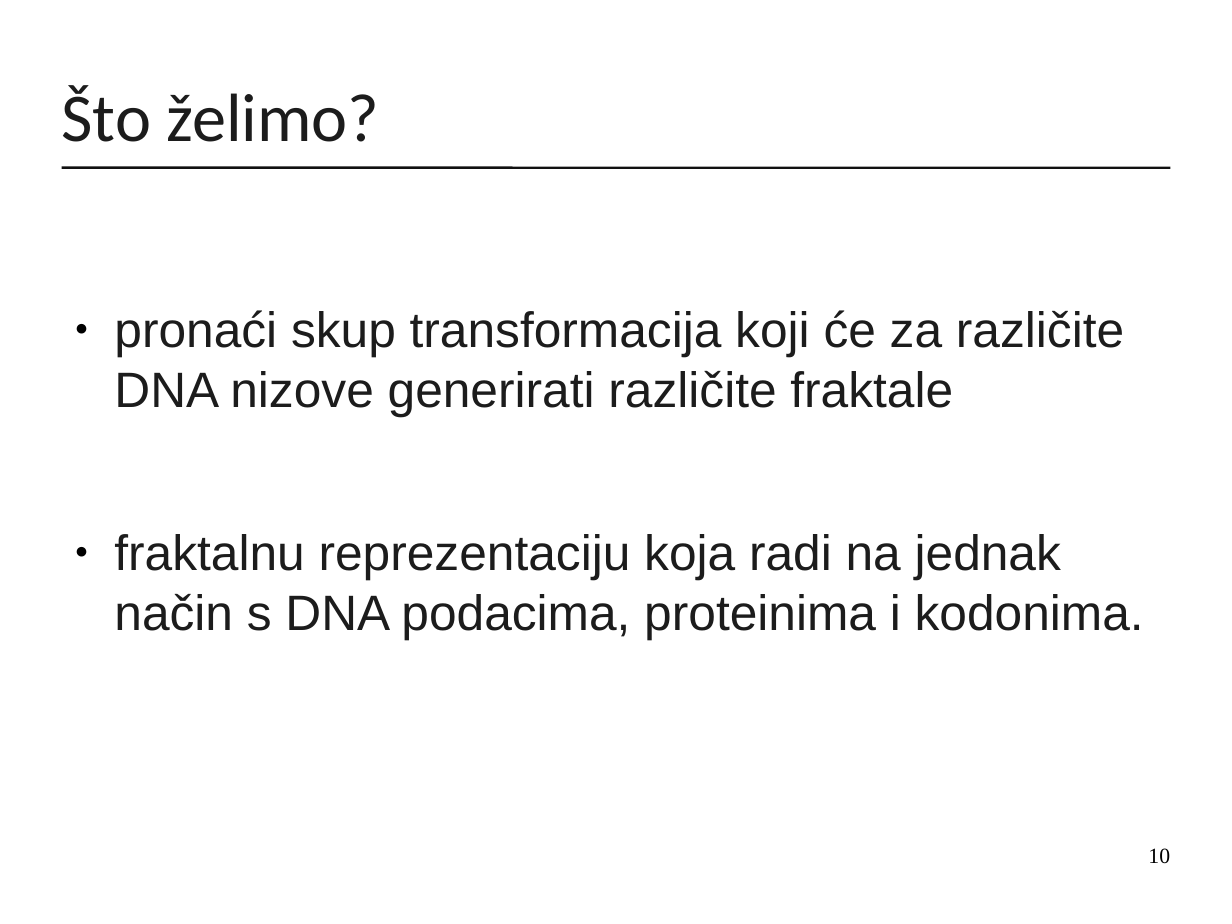
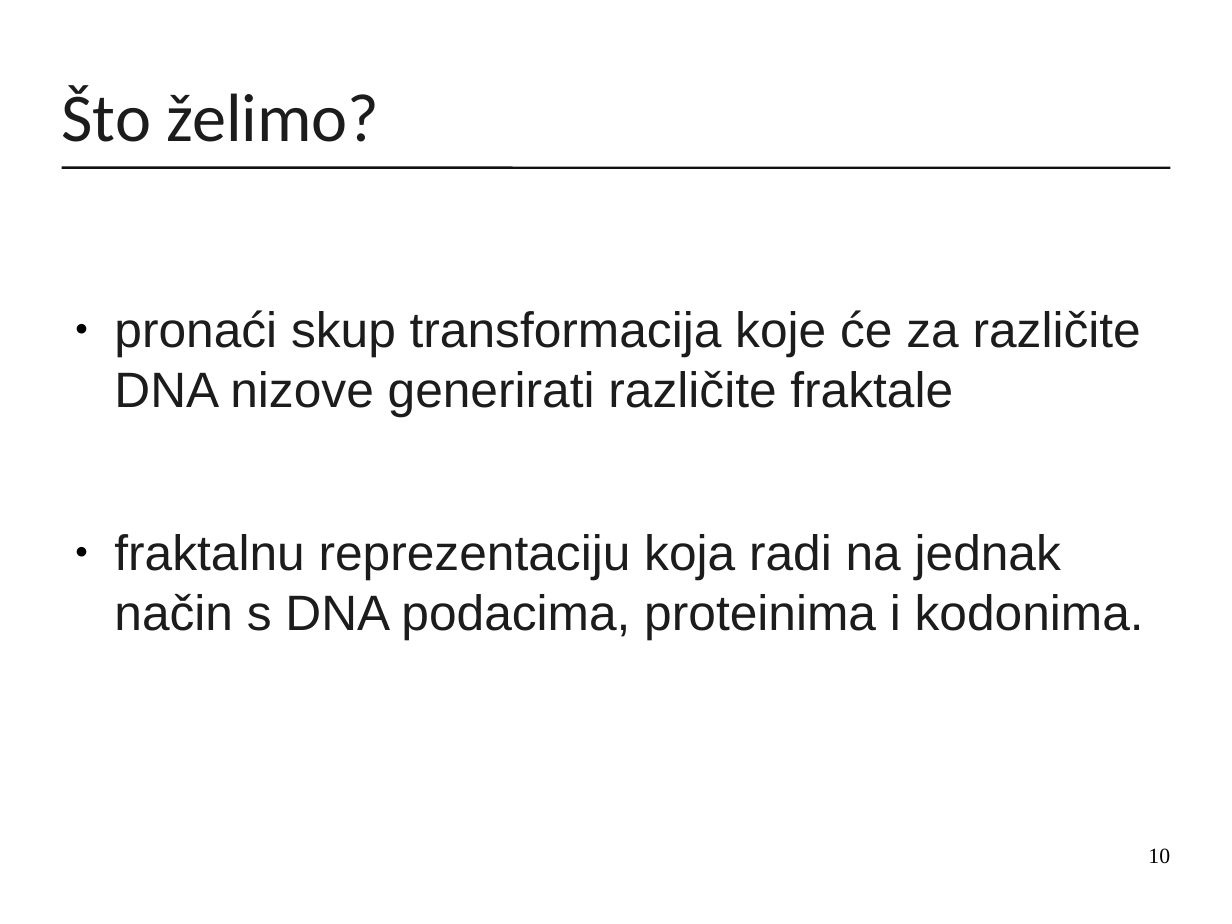
Before and after one commit to mirjamsk/DNAdrivenIFS, a slide deck: slide 10 of CD_bundle/prezentacija.odp. Drawn at 1232x924 pixels with LibreOffice and Linux fonts; fonts in the diff are those of the drawing. Boxes give left, top, right and bottom in pixels: in the first picture for what was removed or moved away, otherwise in the second. Text is boxed around its words. In the diff, an @@ line names an element or a change of style, - is before the commit and + after.

```diff
--- a/CD_bundle/prezentacija.odp
+++ b/CD_bundle/prezentacija.odp
@@ text at (114,310,1141,416): text changed @@
-● pronaći skup transformacija koji će za različite DNA nizove generirati različite fraktale
+● pronaći skup transformacija koje će za različite DNA nizove generirati različite fraktale
```
Also in this commit, not shown: 5 other slides changed, 1 other file.
